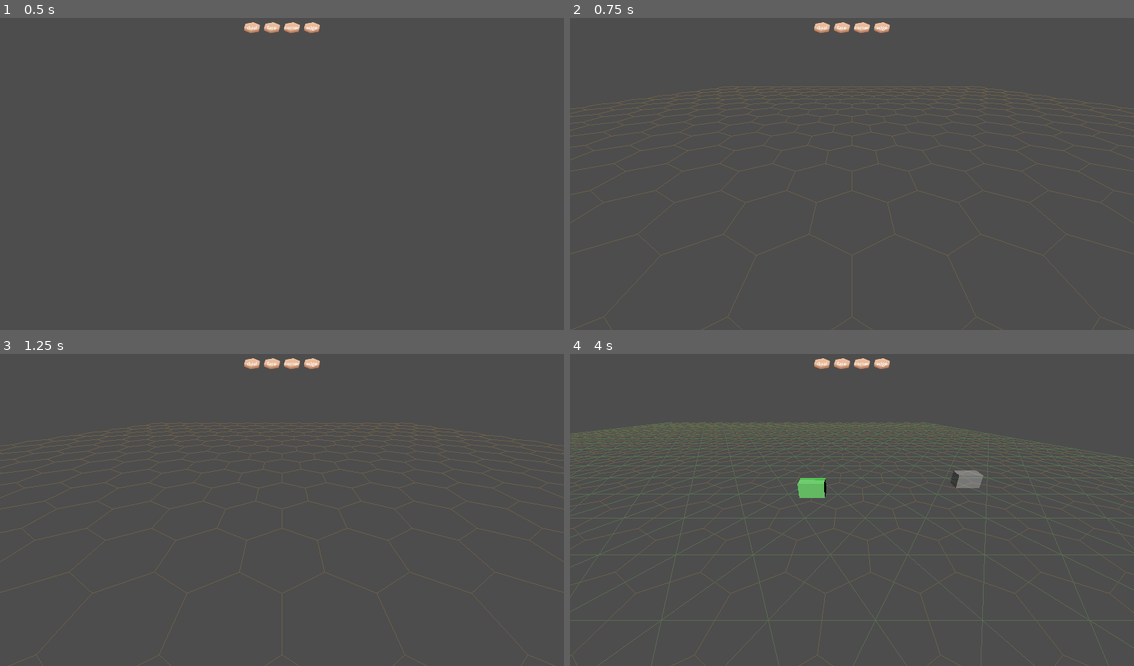
Above: before the commit, frames 1-4 (two rows, left to right).
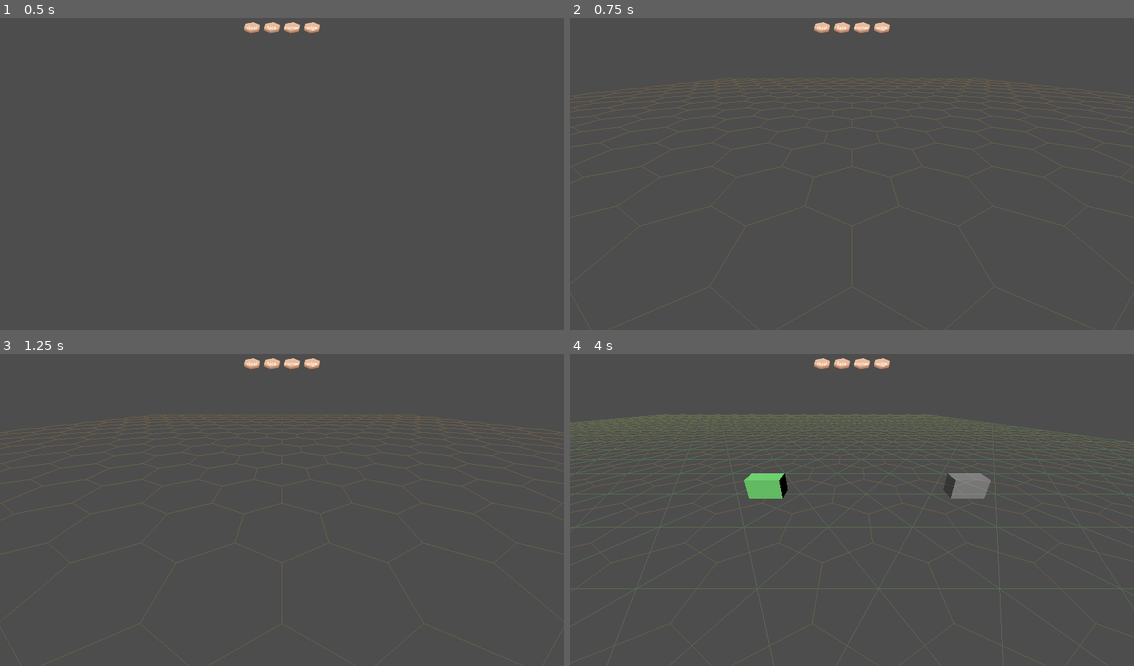
Above: after the commit, the same moments.

Repository: justfordoener/schmuck-of-schmiles
Game: Godot game, scene res://scenes/module_sandbox.tscn
The game is run twice, just before and just after one commit, with the same random seed, the same clock (stepped at 60 frames per second) and the same inputs. Before the commit the project starts from res://scenes/main.tscn.
Inputs (mouse positions are in pixels of both pictures, inside the frame that each line leads up to):
- Up to frame 1 (0.5 s): no input
- Up to frame 2 (0.75 s): click (823, 27) at 0.5 s
- Up to frame 3 (1.25 s): no input
- Up to frame 4 (4 s): click (840, 363) at 1.25 s; click (863, 363) at 2 s; click (880, 363) at 2.75 s; tap Enter at 3.5 s; move the mouse to (976, 491) at 3.52 s; hold D (move_right) from 3.53 s (still down); click (976, 491) at 3.6 s

Frame 1 is identical in both runs. In frame 2, 6.8% of the frame differs, in the area x 0-100%, y 19-100%; in frame 3, 6.8%; in frame 4, 15%.

Commit message:
#50 Renamed variables and cleaned up code

Diff:
--- a/scenes/main.tscn
+++ b/scenes/module_sandbox.tscn
@@ -1,12 +1,12 @@
 [gd_scene load_steps=5 format=3 uid="uid://c80oiohis4dk6"]
 
-[ext_resource type="PackedScene" uid="uid://dshxsrgqjwt67" path="res://scenes/grid.tscn" id="1_o5qli"]
-[ext_resource type="Script" uid="uid://cwimjfawhl5tk" path="res://scripts/managers/main_manager.gd" id="1_o6xl0"]
-[ext_resource type="PackedScene" uid="uid://dgrm4us3hm1kg" path="res://scenes/camera.tscn" id="4_jyhfs"]
-[ext_resource type="Texture2D" uid="uid://ddpcedgy74v6x" path="res://textures/sand.png" id="5_tbgi4"]
+[ext_resource type="Script" uid="uid://cwimjfawhl5tk" path="res://scripts/managers/main_manager.gd" id="1_6o6k0"]
+[ext_resource type="Texture2D" uid="uid://ddpcedgy74v6x" path="res://textures/sand.png" id="2_c2dvl"]
+[ext_resource type="PackedScene" uid="uid://dgrm4us3hm1kg" path="res://scenes/camera.tscn" id="3_wgu8i"]
+[ext_resource type="PackedScene" uid="uid://dshxsrgqjwt67" path="res://scenes/grid.tscn" id="4_jed05"]
 
-[node name="Main" type="Node"]
-script = ExtResource("1_o6xl0")
+[node name="ModuleSandbox" type="Node"]
+script = ExtResource("1_6o6k0")
 
 [node name="Light" type="DirectionalLight3D" parent="."]
 transform = Transform3D(1, 0, 0, 0, 0.6655952, 0.746313, 0, -0.746313, 0.6655952, 2.35254, 6.9790125, 5.7587614)
@@ -90,9 +90,11 @@
 text = "edge"
 horizontal_alignment = 1
 
-[node name="CameraController" parent="." instance=ExtResource("4_jyhfs")]
+[node name="CameraController" parent="." instance=ExtResource("3_wgu8i")]
+transform = Transform3D(1, 0, 0, 0, 1, 0, 0, 0, 1, 0, 1.5, 0.452)
 
-[node name="GridManager" parent="." instance=ExtResource("1_o5qli")]
+[node name="GridManager" parent="." instance=ExtResource("4_jed05")]
+camera_path = NodePath("../CameraController")
 
 [connection signal="pressed" from="UI/VBoxContainer/HBoxContainer/MarginContainer/dual_layer_button" to="." method="on_ui_grid_layer_button_pressed" binds= ["dual_layer"]]
 [connection signal="pressed" from="UI/VBoxContainer/HBoxContainer/MarginContainer2/face_layer_button" to="." method="on_ui_grid_layer_button_pressed" binds= ["face_layer"]]
--- a/scripts/globals/grid.gd
+++ b/scripts/globals/grid.gd
@@ -8,7 +8,7 @@
 class play_cell:
 	var state : int
 class dual_cell:
-	var state : int  #bitwise superposition of cell states (63 = 111111)?????
+	var state : int  #bitwise superposition of module options (63 = 111111)?????
 class face_cell:
 	var state : int
 class edge_cell:
@@ -16,7 +16,7 @@
 class corn_cell:
 	var state : int
 
-var CELL_SIZE := 1 # length of a triangle edge
+var CELL_SIZE := 1 # length of a triangle cell edge on the trigrid
 var GRID_RADIUS := 15
 var GRID_HEIGHT := 0.5
 var CENTER_TILE_EUCLIDIC := Vector3(0,0,0)
@@ -37,7 +37,6 @@
 	120:  CUBIC_DIRECTION[4],	# facing bottom left
 	60:   CUBIC_DIRECTION[5]	# facing top left
 }
-var grid_state = 0 # 0 = dualgrid, 1 = trigrid, 2 = playgrid
 
 var dual_layer_snap_points = {}
 var face_layer_snap_points = {}
@@ -198,21 +197,21 @@
 		CELL_SIZE * sin(angle_radian)
 	)
 
-func cubic_distance_from_to(from: Vector3, to: Vector3):
+func cubic_distance_from_to(from: Vector3, to: Vector3) -> Vector3:
 	var distance : Vector3 = Vector3.ZERO
 	distance.x = to.x - from.x
 	distance.y = to.y - from.y
 	distance.z = to.z - from.z
 	return distance
 
-func euclidic_to_cubic(point: Vector3):
+func euclidic_to_cubic(point: Vector3) -> Vector3:
 	var cube_coord : Vector3 = Vector3.ZERO
 	cube_coord.x = ( 2./3 * point.z) / CELL_SIZE
 	cube_coord.y = (-1./3 * point.z + sqrt(3)/3 * point.x) / CELL_SIZE
 	cube_coord.z = -cube_coord.x-cube_coord.y
 	return cubic_round(cube_coord)
 
-func cubic_to_euclidic(cube_coord: Vector3):
+func cubic_to_euclidic(cube_coord: Vector3) -> Vector3:
 	var point : Vector3 = Vector3.ZERO
 	point.x = CELL_SIZE * (sqrt(3)/2 * cube_coord.x + sqrt(3) * cube_coord.y)
 	point.y = 0
@@ -234,7 +233,7 @@
 		round_z = -round_x-round_y
 	return Vector3(round_x, round_y, round_z)
 
-func cubic_ring(center : Vector3, radius : int):
+func cubic_ring(center : Vector3, radius : int) -> Array:
 	var results = []
 	var point = center + CUBIC_DIRECTION[4] * radius * CELL_SIZE
 	for i in range(6):
@@ -243,13 +242,13 @@
 			point = point + CUBIC_DIRECTION[i]
 	return results
 
-func cubic_spiral(center : Vector3, radius : int):
+func cubic_spiral(center : Vector3, radius : int) -> Array:
 	var results = [center]
 	for i in range(radius):
 		results.append(cubic_ring(center, i))
 	return results
 
-func convert_to_int(bits : String):
+func convert_to_int(bits : String) -> int:
 	var result = 0
 	for bit_index in range(bits.length()):
 		if (int(bits[bit_index]) == 1):
--- a/scripts/managers/grid_manager.gd
+++ b/scripts/managers/grid_manager.gd
@@ -1,5 +1,7 @@
 extends Node
 
+#WARNING needs CameraController node to be located above the GridManager node.
+#TODO fix this fragile dependency
 @onready var camera_controller = $"../CameraController"
 
 @onready var grid_layers = {
--- a/scripts/player_controller/camera.gd
+++ b/scripts/player_controller/camera.gd
@@ -4,17 +4,19 @@
 @export var rotation_speed: float 	= 120  # Degrees per second
 @export var smoothness: float 		= 5.0       # Higher = faster interpolation
 @export var zoom_speed: float 		= 3.0
-@export var min_zoom: float			= 3.0
-@export var max_zoom: float			= 10.0
+@export var min_y: float			= 1
+@export var max_y: float			= 5
 @onready var camera: Node			= $Camera3D
 
 var _target_position: Vector3 		= Vector3.ZERO
+var _target_position_y: float 		= 0.0
 var _target_rotation_y: float 		= 0.0
-var _zoom_target: float 			= 0.0
+var _target_rotation_x: float 		= 45.0
 
 func _ready():
 	_target_position = global_position
 	_target_rotation_y = rotation_degrees.y
+	_target_rotation_x = rotation_degrees.x
 
 func _process(delta):
 	handle_input(delta)
@@ -23,7 +25,8 @@
 func smooth_update(delta):
 	global_position = global_position.lerp(_target_position, delta * smoothness)
 	rotation_degrees.y = lerp_angle(_target_rotation_y, _target_rotation_y, delta * smoothness)
-	camera.position.y = lerp(camera.position.y, _zoom_target, delta * smoothness)
+	camera.position.y = lerp(camera.position.y, _target_position_y, delta * smoothness)
+
 
 func handle_input(delta):
 	var input_dir := Vector3.ZERO
@@ -38,6 +41,7 @@
 	if input_dir != Vector3.ZERO:
 		input_dir = input_dir.normalized()
 		var move_dir = transform.basis * input_dir
+		move_dir.y = 0
 		_target_position += move_dir * move_speed * delta
 
 	if Input.is_action_pressed("rotate_left"):
@@ -46,5 +50,5 @@
 		_target_rotation_y += rotation_speed * delta
 
 	var zoom_direction = (int(Input.is_action_just_released("move_up")) - int(Input.is_action_just_released("move_down")))
-	_zoom_target += zoom_speed * zoom_direction
-	_zoom_target = clamp(_zoom_target, min_zoom, max_zoom)
+	_target_position_y += zoom_speed * zoom_direction
+	_target_position_y = clamp(_target_position_y, min_y, max_y)
Not shown: 4 places in scenes/module_sandbox.tscn that only renumber resources
